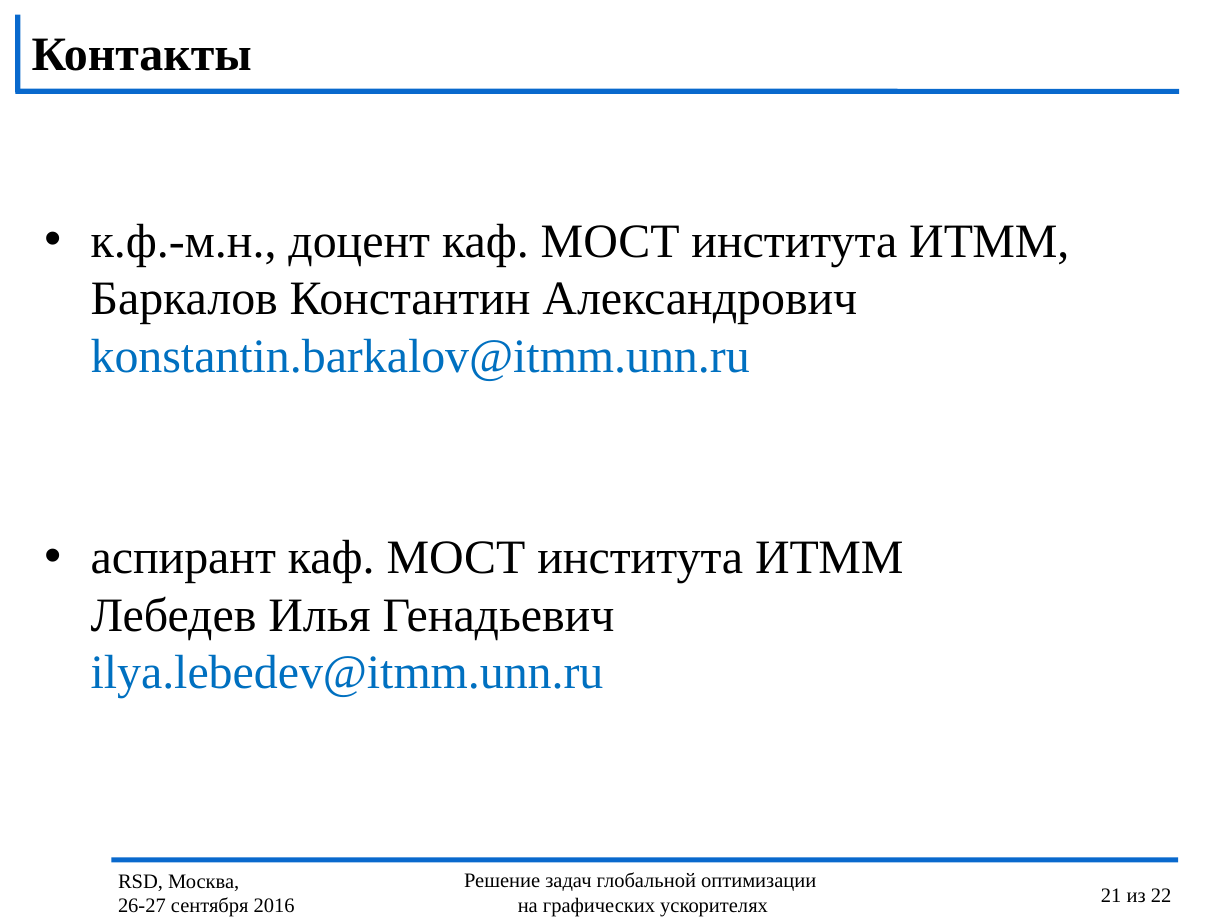
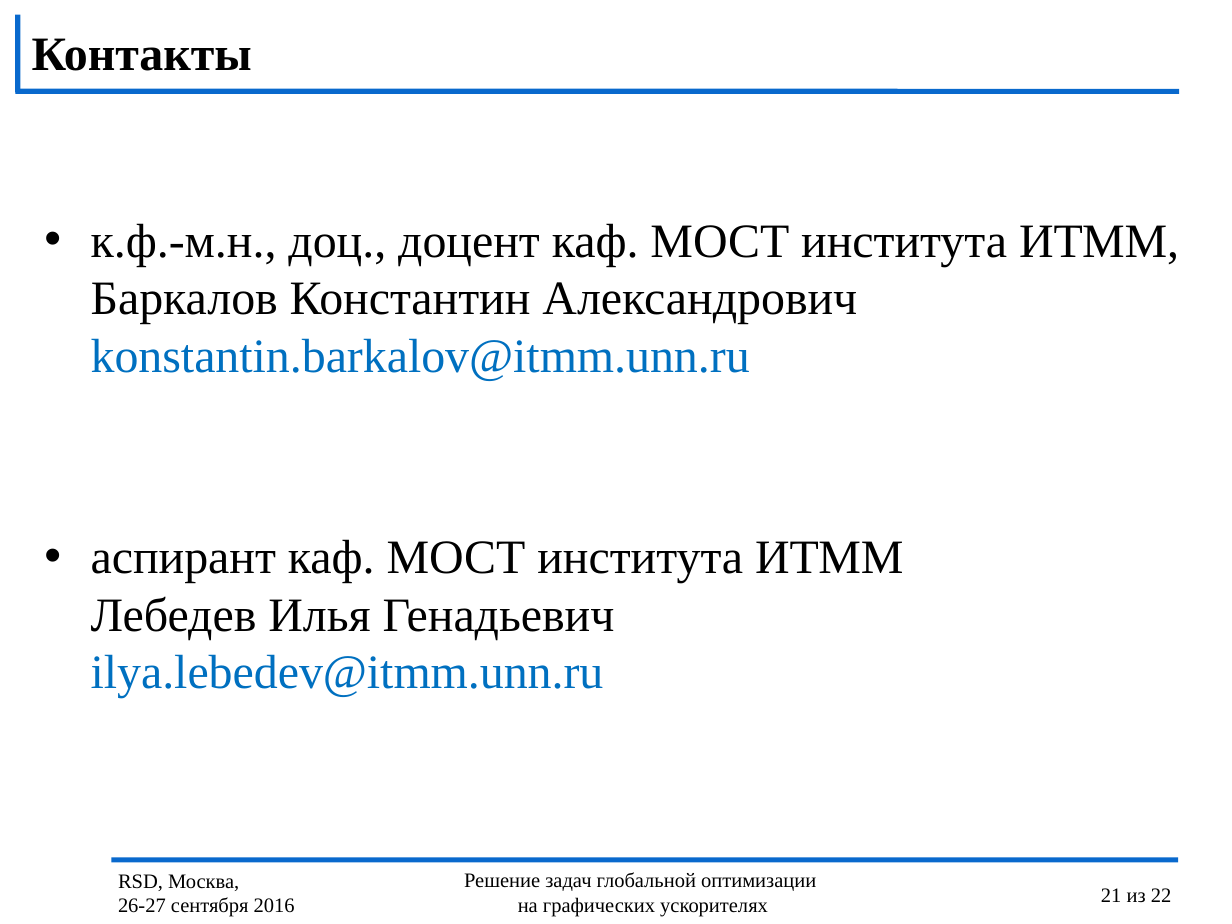
Before and after one commit to kabarkalov/GlobOptPapers, a slide deck: slide 21 of 2016/RSD/RSD_Lebedev.pptx. Drawn at 1232x924 pixels with LibreOffice and Linux fonts; fonts in the diff are those of the drawing; background and template pictures are left out. Boxes give left, top, right and bottom in pixels: in the first picture for what was removed or moved away, otherwise in the second. Text is boxed around its words. In the diff, an @@ line names an element or a change of style, - is before the commit and + after.

Commit message:
Исправил баг.

```diff
--- a/2016/RSD/RSD_Lebedev.pptx
+++ b/2016/RSD/RSD_Lebedev.pptx
@@ text at [91, 223, 1179, 381]: text changed @@
-• к.ф.-м.н., доцент каф. МОСТ института ИТММ,
-  Баркалов Константин Александрович
-  konstantin.barkalov@itmm.unn.ru
+• к.ф.-м.н., доц., доцент каф. МОСТ института ИТММ,
+  Баркалов Константин Александрович
+  konstantin.barkalov@itmm.unn.ru
```
